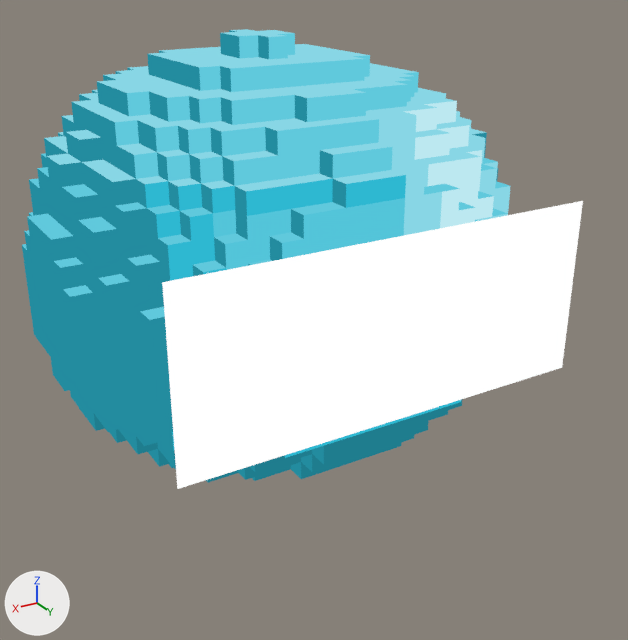
One commit to the glTF model assets/models/creatures/slime_hydro/slime_hydro.glb: the scene before it, then after it.
Both versions are drawn from a 50 mm lens placed at (1.048, 1.971, 1.192), pointed at (-0.059, 0.127, 0.27). Every picture has the same lights, and +X, +Y and +Z are marked at lower left. The older version comes first. Where no turn or scale is listed for an object, it has been applied to the vertices. Vertices at exactly the same position are counted once.

Names of what the first picture shows: 'Face', 'Shell'.
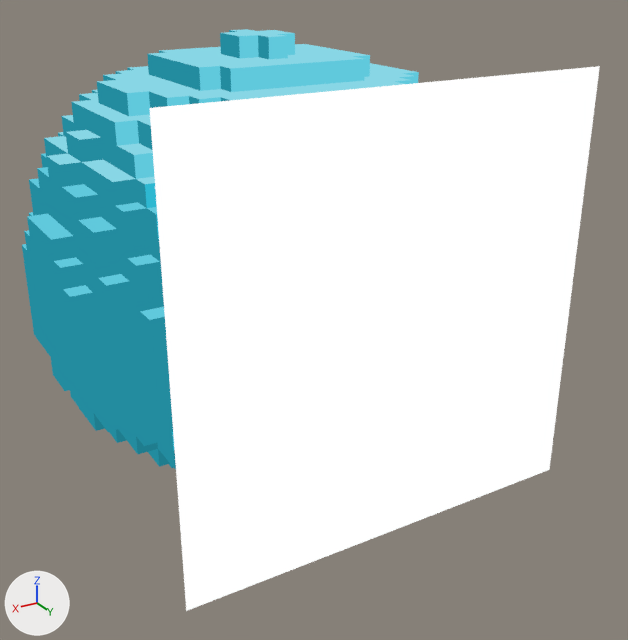
Location of each change, [x1, y1, x2, y2] in pixels of the pictures (628 x 640 px):
'Face', reshaped (7% wider, 89% taller)
    before: [162, 201, 583, 489]
    after: [150, 66, 600, 611]

Edits to the bpy script that builds the scene:
```text
Change me_slime_hydro_face:
    used by ob_face; location = (0.0, 0.0, 0.499)
    remove me_slime_hydro_face.from_pydata(...)  # 4 vertices, 2 faces; spans x -0.529..0.529, y 0.579, z -0.299..0.14
    add me_slime_hydro_face.from_pydata(...)  # 4 vertices, 2 faces; spans x -0.529..0.529, y 0.579, z -0.607..0.447
    me_slime_hydro_face part 1
    me_slime_hydro_face.vertices[0].co: (0.529, 0.579, -0.299) -> (0.529, 0.579, -0.607)  # pixel (177, 489) -> pixel (186, 611)
    me_slime_hydro_face.vertices[1].co: (-0.529, 0.579, -0.299) -> (-0.529, 0.579, -0.607)  # pixel (562, 367) -> pixel (549, 469)
    me_slime_hydro_face.vertices[2].co: (-0.529, 0.579, 0.14) -> (-0.529, 0.579, 0.447)  # pixel (582, 200) -> pixel (599, 66)
    me_slime_hydro_face.vertices[3].co: (0.529, 0.579, 0.14) -> (0.529, 0.579, 0.447)  # pixel (162, 282) -> pixel (149, 107)
```
